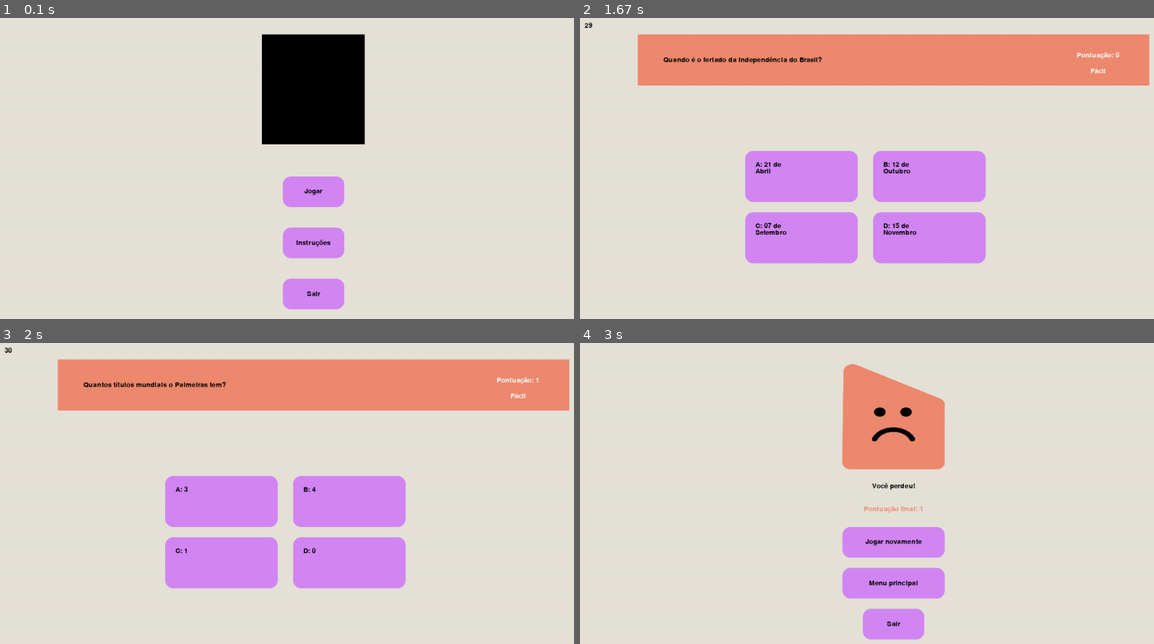
Above: before the commit, frames 1-4 (two rows, left to right).
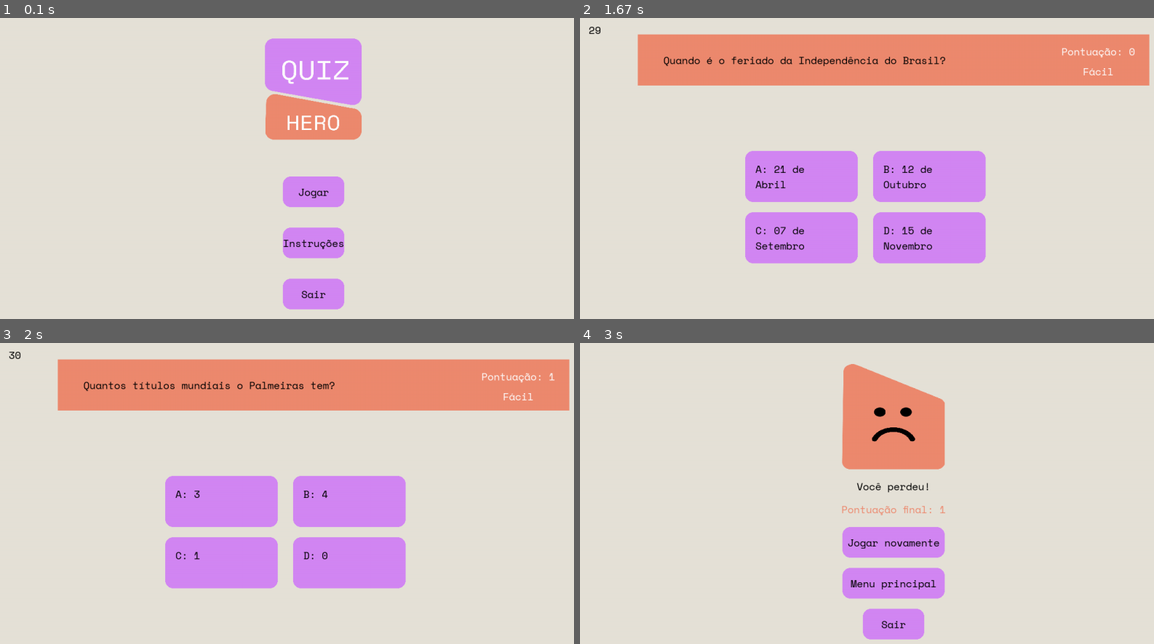
Above: after the commit, the same moments.

Repository: insper-classroom/devlife-23-1-projeto-pygame-jonas-pelegrina-gabriel-mendes
Game: pygame game, started from game/jogo.py
Same seed, same stepped clock (60 frames per second), same inputs: the game is played once before the commit and once after it.
Inputs (mouse positions are in pixels of both pictures, inside the frame that each line leads up to):
- Up to frame 1 (0.1 s): no input
- Up to frame 2 (1.67 s): click (867, 198) at 0.38 s; press the mouse at (803, 177) at 0.7 s; move the mouse to (780, 111) at 0.8 s; release the mouse at (763, 48) at 0.93 s; click (1062, 186) at 1.05 s; press the mouse at (803, 177) at 1.37 s; move the mouse to (775, 237) at 1.47 s; release the mouse at (752, 300) at 1.6 s
- Up to frame 3 (2 s): click "C: 07 de" at 1.72 s
- Up to frame 4 (3 s): press the mouse at (803, 502) at 2.03 s; move the mouse to (826, 487) at 2.13 s; release the mouse at (855, 472) at 2.27 s; press the mouse at (930, 502) at 2.37 s; move the mouse to (895, 433) at 2.47 s; release the mouse at (861, 367) at 2.6 s; click (746, 544) at 2.72 s

The runs differ from the first frame. In frame 1, 6.9% of the frame differs, in the area x 45-64%, y 5-94%; in frame 2, 2.0%; in frame 3, 1.1%; in frame 4, 0.9%.

Commit message:
Criada uma pasta para reservar apenas os arquivos do jogo. O código do jogo também foi atualizado.

Diff:
--- a/assets.py
+++ /dev/null
@@ -1,34 +0,0 @@
-from pygame import *
-from random import *
-
-#  Inicia módulos do Pygame
-init()
-mixer.init()
-
-
-# ----- Fontes
-fonte_jogo = font.Font ('assets/fonts/SpaceMono-Regular.ttf', 20)
-
-# ----- Imagens
-simbolo = image.load('assets/icon/logo.png')
-logo = transform.scale(simbolo, (201, 215))
-retangulo_a = image.load('assets/img/retangulo_a.png')
-retangulo_b = image.load('assets/img/retangulo_b.png')
-retangulo_c = image.load('assets/img/retangulo_c.png')
-retangulo_d = image.load('assets/img/retangulo_d.png')
-
-retangulo_a = transform.scale(retangulo_a, (208, 120))
-retangulo_b = transform.scale(retangulo_b, (208, 120))
-retangulo_c = transform.scale(retangulo_c, (208, 120))
-retangulo_d = transform.scale(retangulo_d, (208, 120))
-
-perdeu = image.load('assets/img/perdeu.png')
-perdeu = transform.scale(perdeu, (201, 215))
-
-ganhou = image.load('assets/img/ganhou.png')
-ganhou = transform.scale(ganhou, (201, 215))
-
-# ----- Sons e efeitos sonoros
-mixer.music.load('assets/sons/fundo.mp3')
-success = mixer.Sound('assets/sons/success.mp3')
-fail = mixer.Sound('assets/sons/fail.mp3')
--- /dev/null
+++ b/game/assets.py
@@ -0,0 +1,34 @@
+from pygame import *
+from random import *
+
+#  Inicia módulos do Pygame
+init()
+mixer.init()
+
+
+# ----- Fontes
+fonte_jogo = font.Font ('game/assets/fonts/SpaceMono-Regular.ttf', 20)
+
+# ----- Imagens
+simbolo = image.load('game/assets/icon/logo.png')
+logo = transform.scale(simbolo, (201, 215))
+retangulo_a = image.load('game/assets/img/retangulo_a.png')
+retangulo_b = image.load('game/assets/img/retangulo_b.png')
+retangulo_c = image.load('game/assets/img/retangulo_c.png')
+retangulo_d = image.load('game/assets/img/retangulo_d.png')
+
+retangulo_a = transform.scale(retangulo_a, (208, 120))
+retangulo_b = transform.scale(retangulo_b, (208, 120))
+retangulo_c = transform.scale(retangulo_c, (208, 120))
+retangulo_d = transform.scale(retangulo_d, (208, 120))
+
+perdeu = image.load('game/assets/img/perdeu.png')
+perdeu = transform.scale(perdeu, (201, 215))
+
+ganhou = image.load('game/assets/img/ganhou.png')
+ganhou = transform.scale(ganhou, (201, 215))
+
+# ----- Sons e efeitos sonoros
+mixer.music.load('game/assets/sons/fundo.mp3')
+success = mixer.Sound('game/assets/sons/success.mp3')
+fail = mixer.Sound('game/assets/sons/fail.mp3')
--- a/config.py
+++ b/game/config.py
@@ -1,5 +1,4 @@
 from perguntas_e_respostas import *
-from funcoes import *
 
 
 # Dados gerais do jogo.
--- a/funcoes.py
+++ b/game/funcoes.py
@@ -1,5 +1,10 @@
+from pygame import *
 from random import *
 from perguntas_e_respostas import *
+from textwrap import *
+from config import *
+
+window = display.set_mode((WIDTH, HEIGHT))
 
 def classifica_nivel (perguntas):
     dicionario = {}
@@ -44,3 +49,14 @@
     elif nivel == 'Difícil':
         timer = 10
     return timer
+
+
+def quebra_alternativa(txt, largura):
+    lista = wrap(txt, largura,break_long_words=True)
+    return '\n'.join(lista)
+
+
+def desenha_linhas_pygame(txt, fonte, cor, x, y):
+    for linha in txt.splitlines():
+        window.blit(fonte.render(linha, 1, cor), (x, y))
+        y += fonte.get_height()
--- a/jogo.py
+++ b/game/jogo.py
@@ -6,7 +6,6 @@
 from assets import *
 from perguntas_e_respostas import *
 from funcoes import *
-import textwrap
 
 # Inicia módulos do Pygame
 init()
@@ -138,22 +137,13 @@
             for botao in botoes_jogo:
                 botao.desenha(window, False)
 
-            def quebra_alternativa(txt, largura):
-                lista = textwrap.wrap(txt, largura,break_long_words=True)
-                return '\n'.join(lista)
-
-
-            def desenha_linhas_pygame(txt, fonte, cor, x, y):
-                for linha in txt.splitlines():
-                    window.blit(fonte.render(linha, 1, cor), (x, y))
-                    y += fonte.get_height()
-
             # Cria e desenha texto das opções na tela
             l = 13
             opcoes = questao_sorteada['opcoes']
 
             textos = ['A: ' + opcoes['A'], 'B: ' + opcoes['B'], 'C: ' + opcoes['C'], 'D: ' + opcoes['D']]
             posicao = [(370, 320), (620, 320), (370, 440), (620, 440)]
+
             for txt in range(len(textos)):
                 linhas = quebra_alternativa(textos[txt], l)
                 desenha_linhas_pygame(linhas, fonte_jogo, PRETO, posicao[txt][0], posicao[txt][1])
Renamed: docs/content/fonts/SpaceMono-Regular.ttf -> game/assets/fonts/SpaceMono-Regular.ttf
Renamed: docs/content/img/logo.png -> game/assets/icon/logo.png
Renamed: assets/img/ganhou.png -> game/assets/img/ganhou.png
Renamed: assets/img/perdeu.png -> game/assets/img/perdeu.png
Renamed: assets/img/retangulo_a.png -> game/assets/img/retangulo_a.png
Renamed: assets/img/retangulo_b.png -> game/assets/img/retangulo_b.png
Renamed: assets/img/retangulo_c.png -> game/assets/img/retangulo_c.png
Renamed: assets/img/retangulo_d.png -> game/assets/img/retangulo_d.png
Renamed: classes_e_objetos.py -> game/classes_e_objetos.py
Renamed: perguntas_e_respostas.py -> game/perguntas_e_respostas.py
Not shown, added: game/assets/sons/fail.mp3
Not shown, added: game/assets/sons/fundo.mp3
(and 1 more such lines)
